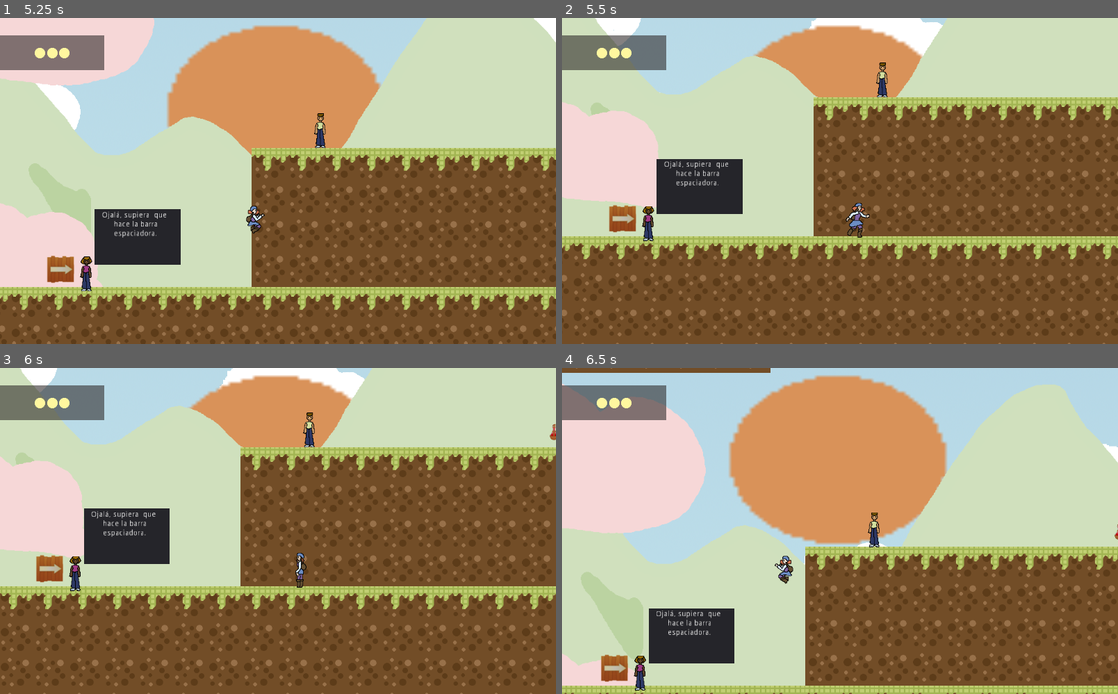
Above: before the commit, frames 1-4 (two rows, left to right).
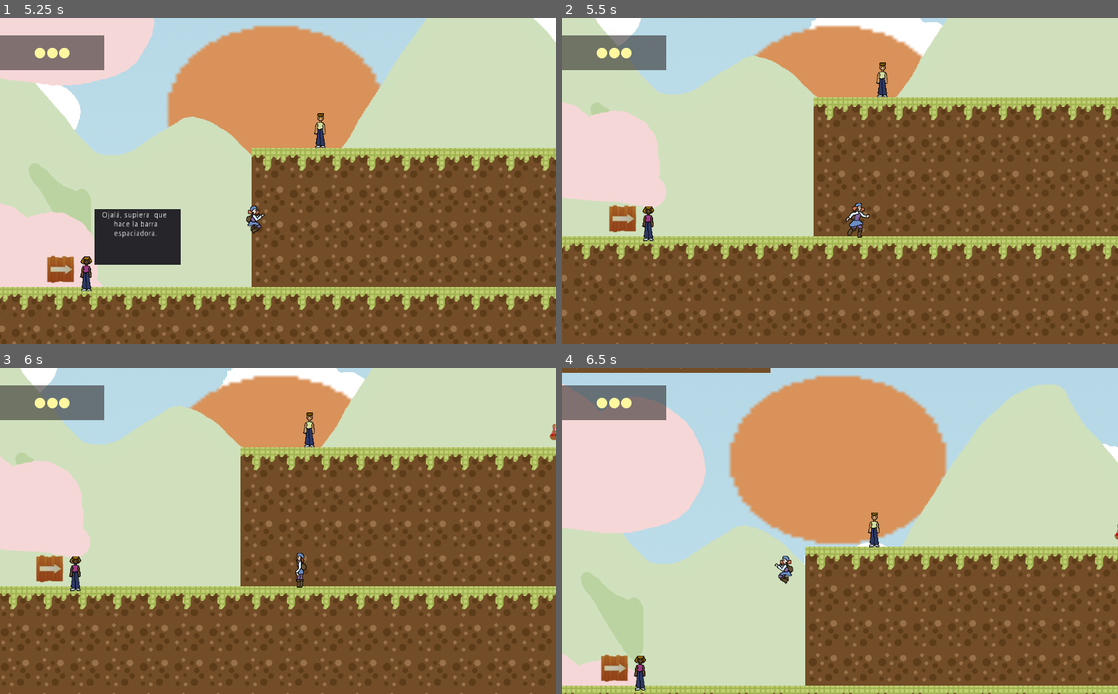
Above: after the commit, the same moments.

Repository: elros88/eclipta
Game: Godot game, scene res://levels/title.tscn
Two runs of this game, one before a commit and one after it. Both use one fixed random seed, a clock stepped at 60 frames per second and the inputs below.
Inputs:
- Up to frame 1 (5.25 s): hold A (A) 0.53-1.28 s; hold Right (right) 0.53-2.03 s; tap Space (jump) at 0.77, 1.52, 3.02, 3.77, 4.52 s; tap Tab (attack) at 1.35, 5.1 s; hold Left (left) 2.03-2.78 s; tap Z (green) at 2.1 s; hold Right (right) 2.78-4.28 s; tap X (red) at 2.85 s; tap C (yellow) at 3.6 s; hold Left (left) 4.28-5.03 s; tap A (A) at 4.35 s; hold Right (right) from 5.03 s (still down)
- Up to frame 2 (5.5 s): keep holding Right (right)
- Up to frame 3 (6 s): release Right (right) at 5.78 s; hold Left (left) from 5.78 s (still down); tap Z (green) at 5.85 s
- Up to frame 4 (6.5 s): keep holding Left (left); tap Space (jump) at 6.02 s

Frame 1 is identical in both runs. In frame 2, 2.6% of the frame differs, in the area x 17-33%, y 43-61%; in frame 3, 2.6%, in the area x 15-31%, y 43-61%; in frame 4, 2.6%.

Commit message:
Arreglando mensajes

Diff:
--- a/src/character/sadness.gd
+++ b/src/character/sadness.gd
@@ -54,7 +54,7 @@
 		$Panel.visible = false
 	else:
 		$Panel.visible = true
-		$Timer.set_wait_time(10)
+		$Timer.set_wait_time(3)
 		$Timer.start()
 
 func save_friend():
